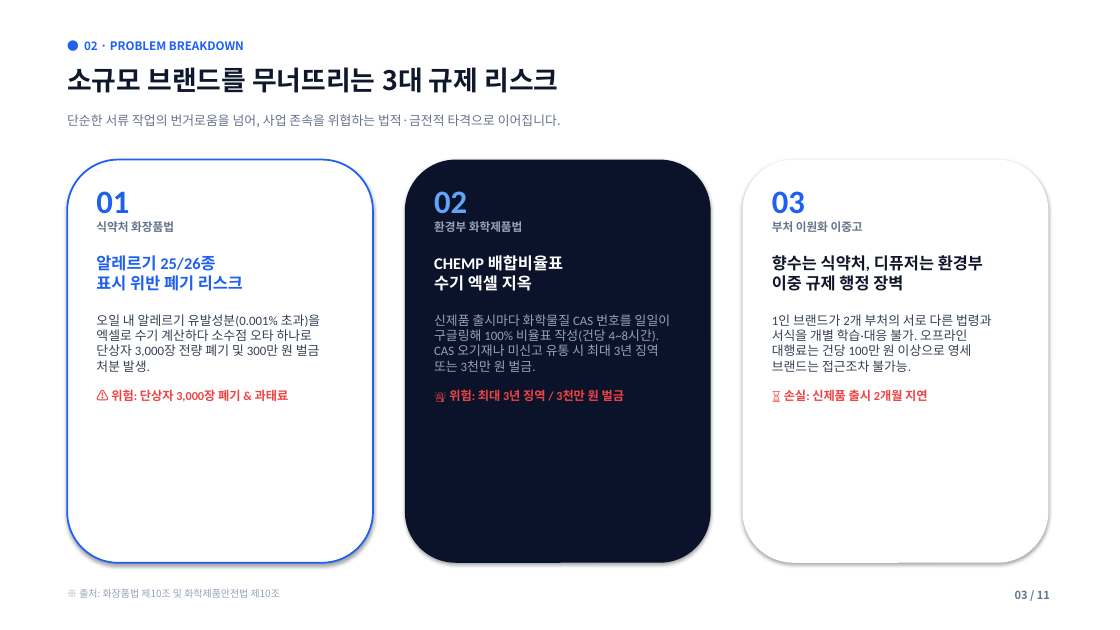
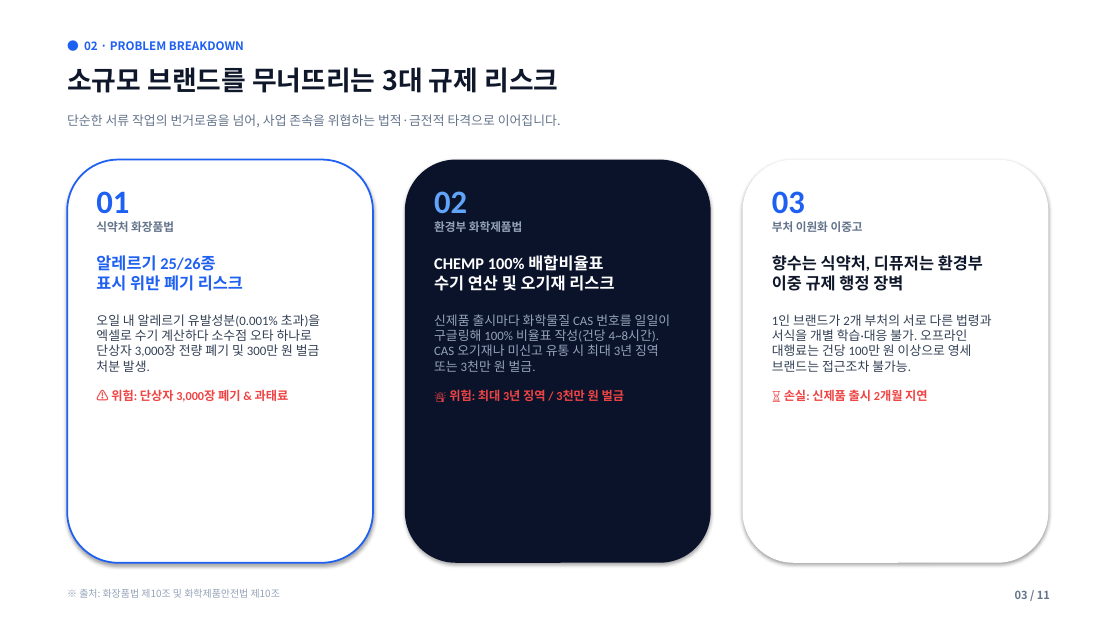
Before and after one commit to lita-lilith16/formu-landing, a slide deck: slide 3 of public/formu_pitch_deck.pptx. Drawn at 1120x630 pixels with LibreOffice and Linux fonts; fonts in the diff are those of the drawing. Boxes give left, top, right and bottom in pixels: in the first picture for what was removed or moved away, otherwise in the second. Text is boxed around its words. In the diff, an @@ line names an element or a change of style, - is before the commit and + after.

Commit message:
refactor(wording): replace colloquial '엑셀 지옥' with professional '수기 연산 및 오기재 리스크'

```diff
--- a/public/formu_pitch_deck.pptx
+++ b/public/formu_pitch_deck.pptx
@@ text at (434,255,614,291): text changed @@
-CHEMP 배합비율표
-수기 엑셀 지옥
+CHEMP 100% 배합비율표
+수기 연산 및 오기재 리스크
```
Also in this commit, not shown: 1 other file.
